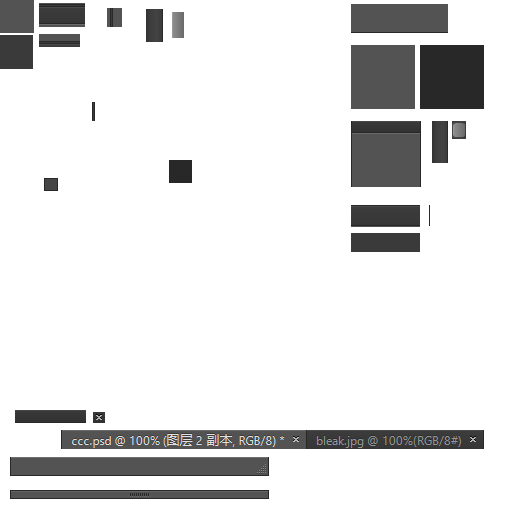
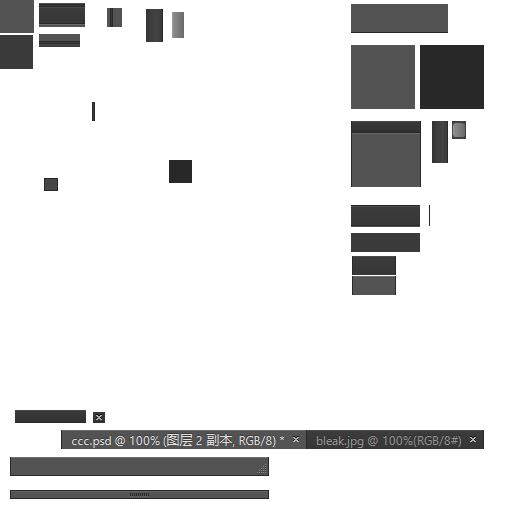
Layers edited between the first and the second 512x512 image:
renamed "图层 12" to "图层 13", painted on it over [352,256,396,295]
removed layer "图层 10" over [352,256,396,295]
